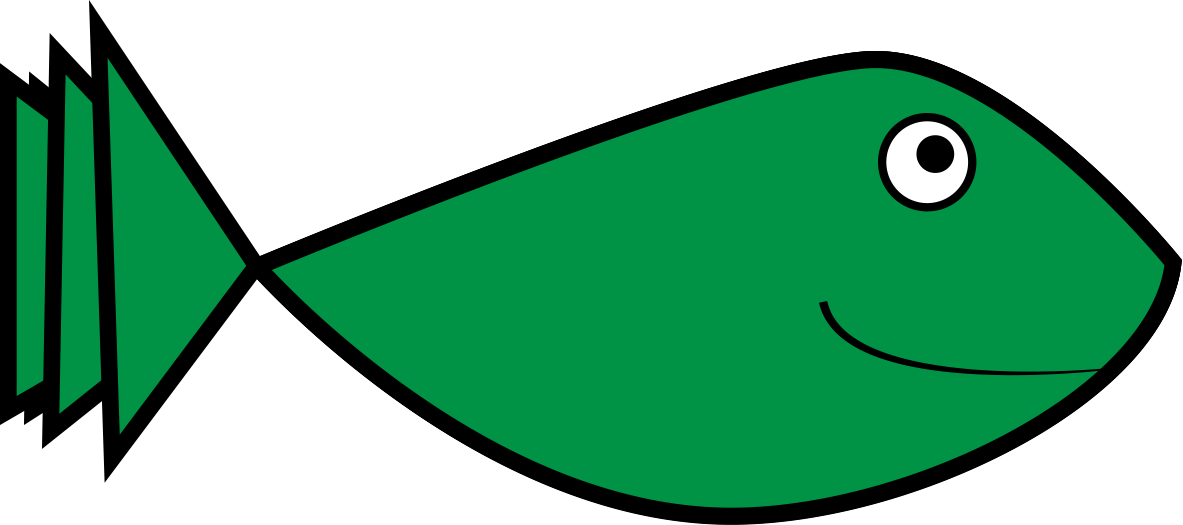
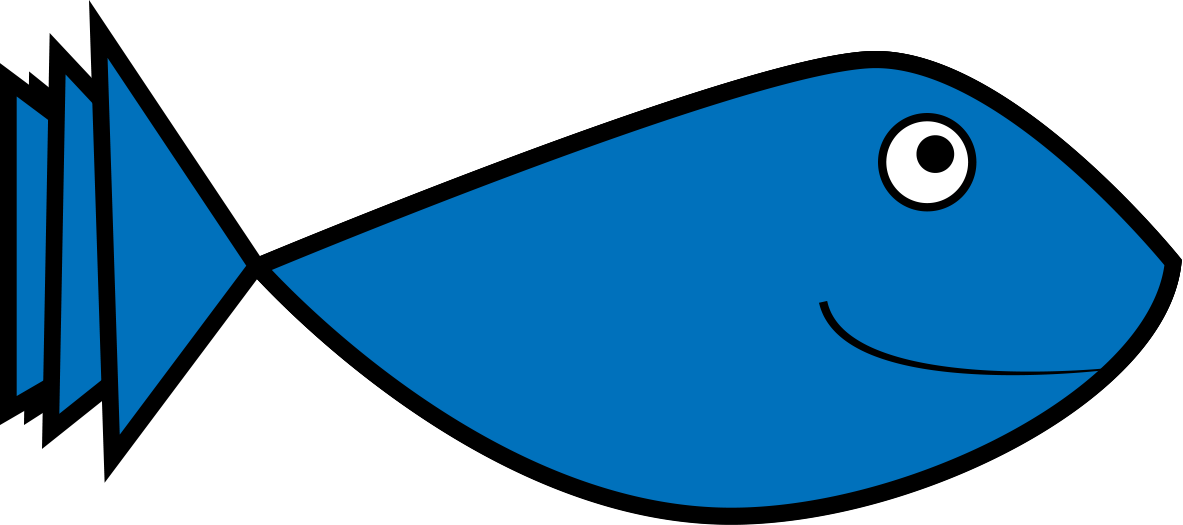
Layered file, before and after one edit (1183 x 525). Changes by layer:
painted on "Body" (1st of 5, in "Fish 3") over (107, 58, 1165, 508)
painted on "Body" (2nd of 5, in "Fish 2") over (59, 68, 1165, 508)
painted on "Body" (3rd of 5, in "Fish 1") over (16, 67, 1164, 508)
painted on "Body" (4th of 5, in "Fish 0") over (41, 67, 1164, 508)
painted on "Body" (5th of 5, in "Fish -1") over (74, 67, 1165, 508)
